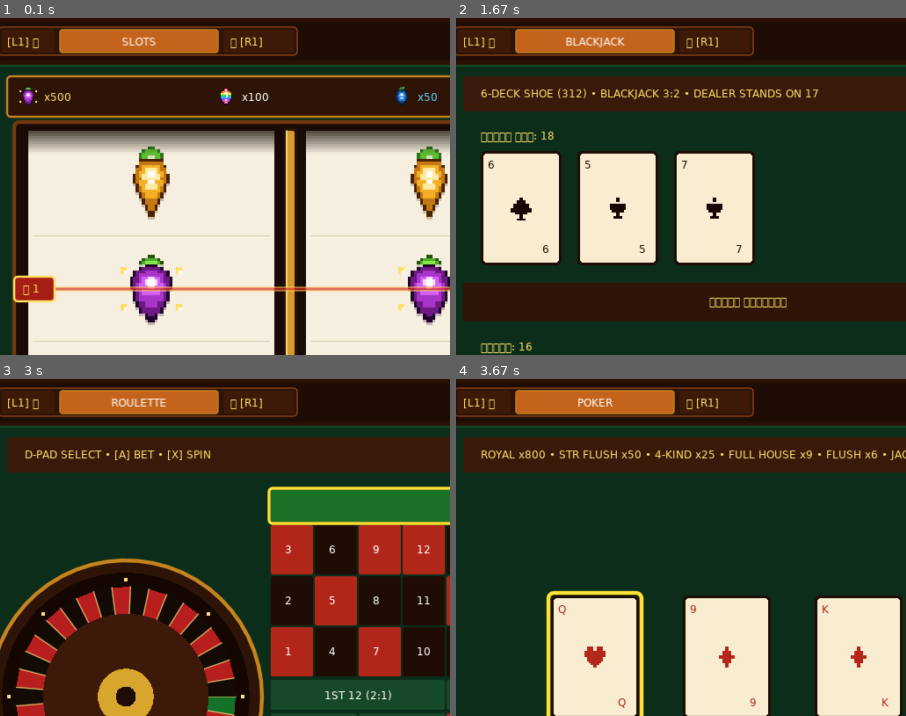
Above: before the commit, frames 1-4 (two rows, left to right).
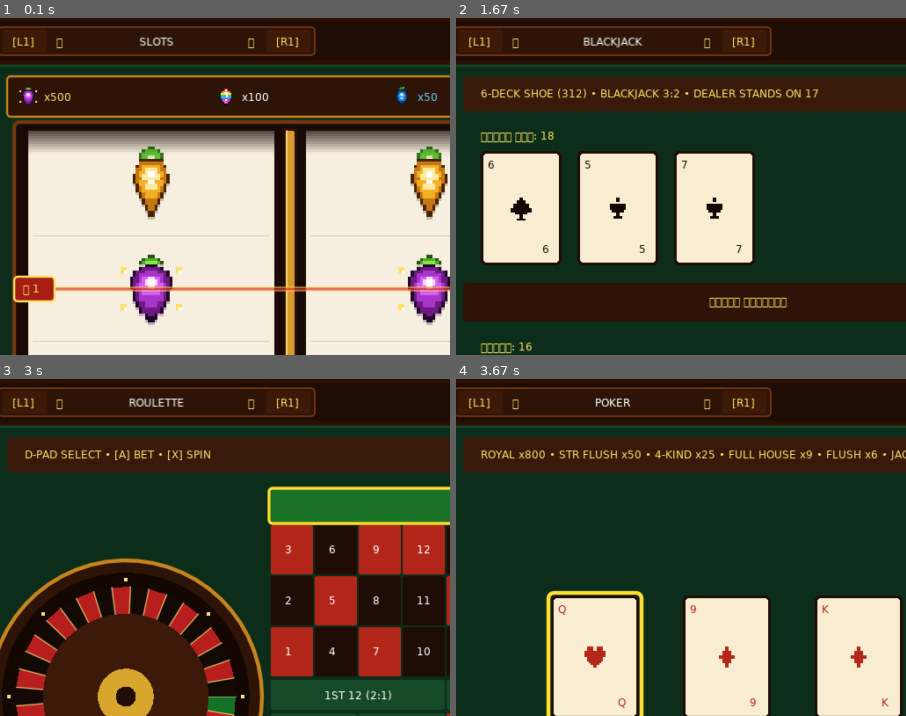
Above: after the commit, the same moments.

Repository: byMr712/SlotGame-PortMaster
Game: LÖVE game, started from casino/main.lua
Two runs of this game, one before a commit and one after it. Both use one fixed random seed, a clock stepped at 60 frames per second and the inputs below.
Inputs:
- Up to frame 1 (0.1 s): no input
- Up to frame 2 (1.67 s): tap Enter at 0.33 s; hold Up 0.67-1.13 s; tap 2 at 1.17 s; hold Down from 1.5 s (still down); tap Y at 1.65 s
- Up to frame 3 (3 s): release Down at 1.8 s; tap 3 at 1.83 s; hold Up 2.17-2.53 s; tap B at 2.32 s; hold Right from 2.57 s (still down); tap Y at 2.72 s
- Up to frame 4 (3.67 s): release Right at 3.2 s; tap E at 3.23 s; tap Space at 3.57 s
The pictures show only the part of the screen within x 3-53%, y 2-52%; the shares and areas given below are measured in that part.

The runs differ from the first frame. In frame 1, 3.3% of the frame differs, in the area x 1-71%, y 2-12%; in frame 2, 3.3%; in frame 3, 3.3%; in frame 4, 3.3%.

Commit message:
Refine room tab bar: integrate into single seamless brass cell and eliminate clipped arrow artifacts

Diff:
--- a/casino/main.lua
+++ b/casino/main.lua
@@ -57,32 +57,34 @@
     -- Вкладка залов в одну ячейку: меняется по L1 / R1, без цифр
     local roomNames = { "SLOTS", "BLACKJACK", "ROULETTE", "POKER" }
     love.graphics.setColor(0.18, 0.08, 0.03)
-    love.graphics.rectangle("fill", 30, 24, 340, 32, 4)
+    love.graphics.rectangle("fill", 30, 24, 360, 32, 4)
     love.graphics.setColor(0.55, 0.26, 0.08)
-    love.graphics.rectangle("line", 30, 24, 340, 32, 4)
+    love.graphics.rectangle("line", 30, 24, 360, 32, 4)
 
-    -- Кнопка [L1] ◄
+    -- Кнопка [L1]
     love.graphics.setColor(0.24, 0.1, 0.03)
-    love.graphics.rectangle("fill", 34, 27, 60, 26, 3)
+    love.graphics.rectangle("fill", 35, 27, 50, 26, 3)
     love.graphics.setColor(1, 0.88, 0.4)
-    love.graphics.print("[L1] ◄", 40, 33)
+    love.graphics.print("[L1]", 46, 33)
 
-    -- Название текущего зала в одной центральной ячейке
-    love.graphics.setColor(0.77, 0.39, 0.11)
-    love.graphics.rectangle("fill", 100, 27, 180, 26, 3)
-    love.graphics.setColor(0.78, 0.52, 0.12)
-    love.graphics.rectangle("line", 100, 27, 180, 26, 3)
+    -- Название текущего зала со стрелками ◄   НАЗВАНИЕ   ►
+    love.graphics.setColor(1, 0.88, 0.4)
+    love.graphics.print("◄", 96, 33)
+
     love.graphics.setColor(1, 1, 1)
     local curRoom = roomNames[activeTab]
     local font = love.graphics.getFont()
     local tw = font and font:getWidth(curRoom) or (#curRoom * 8)
-    love.graphics.print(curRoom, 100 + (180 - tw) / 2, 33)
+    love.graphics.print(curRoom, 210 - tw / 2, 33)
 
-    -- Кнопка ► [R1]
+    love.graphics.setColor(1, 0.88, 0.4)
+    love.graphics.print("►", 314, 33)
+
+    -- Кнопка [R1]
     love.graphics.setColor(0.24, 0.1, 0.03)
-    love.graphics.rectangle("fill", 286, 27, 80, 26, 3)
+    love.graphics.rectangle("fill", 335, 27, 50, 26, 3)
     love.graphics.setColor(1, 0.88, 0.4)
-    love.graphics.print("► [R1]", 294, 33)
+    love.graphics.print("[R1]", 346, 33)
 
     -- Баланс
     love.graphics.setColor(0.22, 0.1, 0.04)
